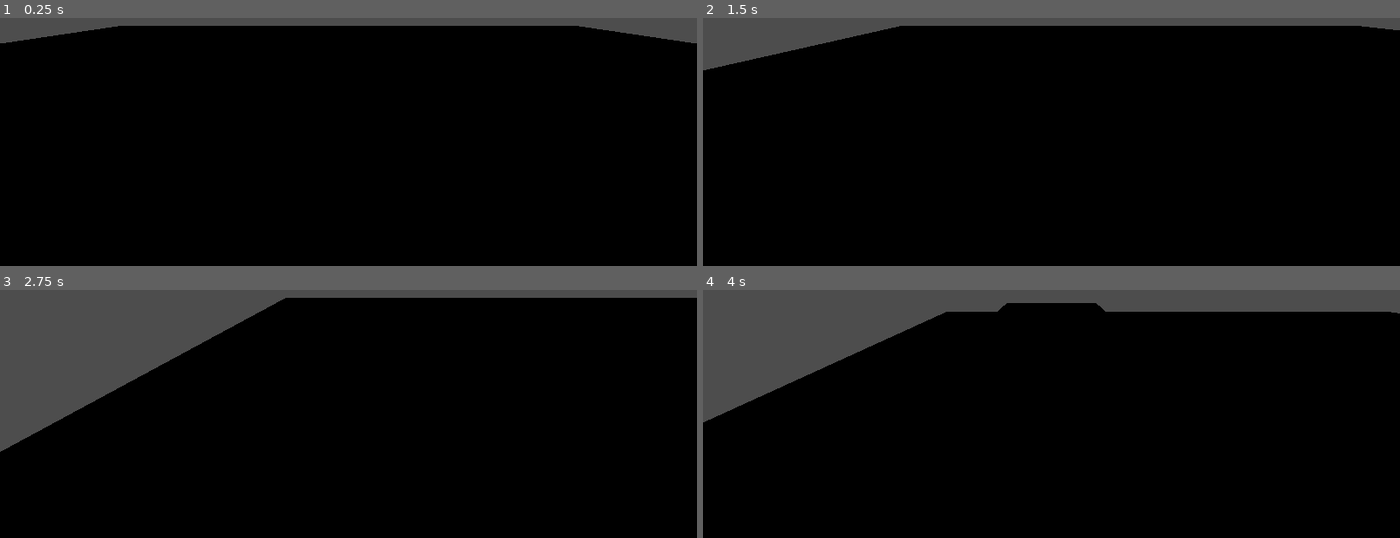
Above: before the commit, frames 1-4 (two rows, left to right).
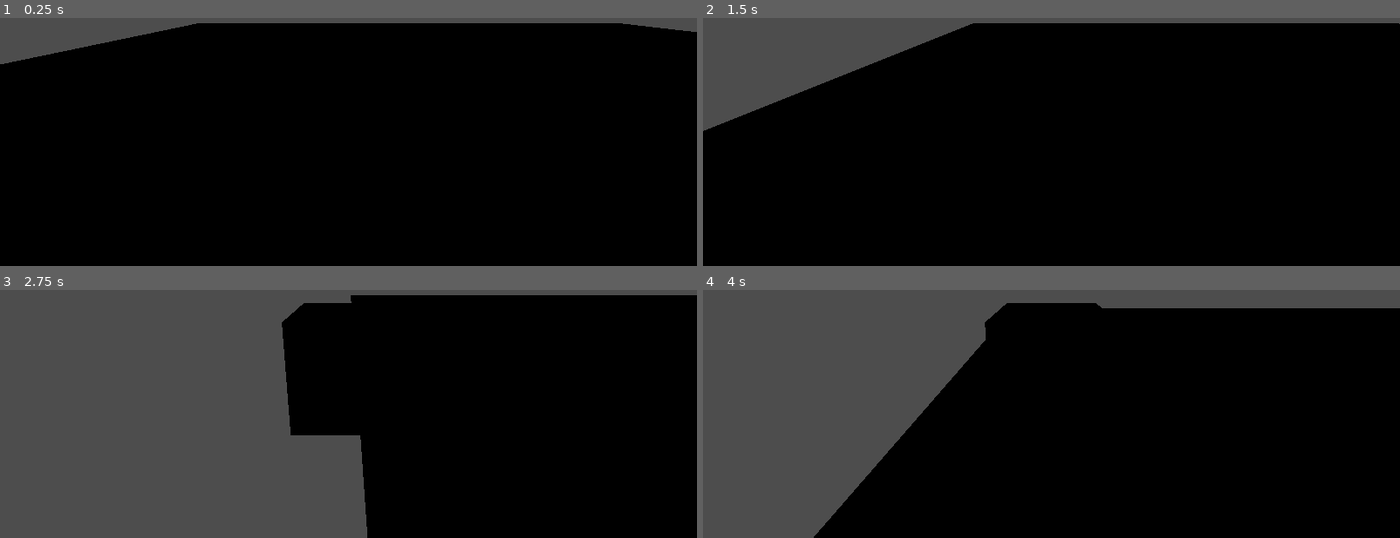
Above: after the commit, the same moments.

Repository: GyssRus/diplom
Game: Godot game, scene res://scene/level.tscn
Two runs of this game, one before a commit and one after it. Both use one fixed random seed, a clock stepped at 60 frames per second and the inputs below.
Inputs (mouse positions are in pixels of both pictures, inside the frame that each line leads up to):
- Up to frame 1 (0.25 s): no input
- Up to frame 2 (1.5 s): tap Enter (ui_accept) at 0.5, 0.77 s; move the mouse to (1204, 50) at 0.52 s; hold A (a) 0.53-1.28 s; tap D (d) at 0.8, 1.35 s; move the mouse to (912, 89) at 1.27 s
- Up to frame 3 (2.75 s): tap Enter (ui_accept) at 1.52 s; tap A (a) at 1.55 s; move the mouse to (outside the picture) at 2.02 s; hold A (a) from 2.03 s (still down); tap D (d) at 2.3 s
- Up to frame 4 (4 s): move the mouse to (1016, 421) at 2.77 s; release A (a) at 2.78 s; tap D (d) at 2.85 s; tap Enter (ui_accept) at 3.02, 3.77 s; tap A (a) at 3.05 s; move the mouse to (1260, 401) at 3.52 s; hold D (d) from 3.53 s (still down); click (1260, 401) at 3.6 s

The runs differ from the first frame. In frame 1, 2.6% of the frame differs, in the area x 0-100%, y 2-19%; in frame 2, 6.2%; in frame 3, 32%, in the area x 0-100%, y 2-100%; in frame 4, 20%.

Commit message:
Появился враг
Добавил врага, он не двигается, он не получает урон. Зато не вылетает

Diff:
--- /dev/null
+++ b/scene/enemy.tscn
@@ -0,0 +1,24 @@
+[gd_scene format=3 uid="uid://c8lk31owsy806"]
+
+[ext_resource type="Script" uid="uid://cnrsliye3ci48" path="res://script/enemy.gd" id="1_h08p8"]
+
+[sub_resource type="BoxMesh" id="BoxMesh_vufel"]
+
+[sub_resource type="BoxShape3D" id="BoxShape3D_h08p8"]
+
+[sub_resource type="BoxShape3D" id="BoxShape3D_f87vc"]
+
+[node name="Enemy" type="CharacterBody3D" unique_id=2108192953]
+script = ExtResource("1_h08p8")
+
+[node name="MeshInstance3D" type="MeshInstance3D" parent="." unique_id=1993074071]
+mesh = SubResource("BoxMesh_vufel")
+
+[node name="CollisionShape3D" type="CollisionShape3D" parent="." unique_id=1226840675]
+shape = SubResource("BoxShape3D_h08p8")
+
+[node name="AttackArea" type="Area3D" parent="." unique_id=52824548]
+transform = Transform3D(1, 0, 0, 0, 1, 0, 0, 0, 1, -1.0136788, 0, 0)
+
+[node name="AttackCollision" type="CollisionShape3D" parent="AttackArea" unique_id=689732618]
+shape = SubResource("BoxShape3D_f87vc")
--- a/scene/level.tscn
+++ b/scene/level.tscn
@@ -1,6 +1,7 @@
 [gd_scene format=3 uid="uid://bxvk5oncs2x00"]
 
 [ext_resource type="PackedScene" uid="uid://cw1658otjiwhx" path="res://scene/player.tscn" id="1_s4405"]
+[ext_resource type="PackedScene" uid="uid://c8lk31owsy806" path="res://scene/enemy.tscn" id="2_36wlx"]
 
 [sub_resource type="BoxShape3D" id="BoxShape3D_j2tch"]
 size = Vector3(20, 0.2, 20)
@@ -19,4 +20,7 @@
 mesh = SubResource("BoxMesh_s4405")
 
 [node name="player" parent="." unique_id=1312855527 instance=ExtResource("1_s4405")]
-transform = Transform3D(1, 0, 0, 0, 1, 0, 0, 0, 1, 0, 1, -1)
+transform = Transform3D(1, 0, 0, 0, 1, 0, 0, 0, 1, -2.867891, 1.052638, 0)
+
+[node name="Enemy" parent="." unique_id=2108192953 instance=ExtResource("2_36wlx")]
+transform = Transform3D(1, 0, 0, 0, 1, 0, 0, 0, 1, 0, 0.9599352, 0)
--- /dev/null
+++ b/script/enemy.gd
@@ -0,0 +1,65 @@
+extends CharacterBody3D
+
+var health = 30
+var speed = 2.0
+var gravity = 15.0
+var attack_damage = 10
+var can_attack = true
+
+@onready var attack_area = $AttackArea
+@onready var attack_collision = $AttackArea/AttackCollision
+
+var player = null
+
+func _ready():
+	attack_collision.disabled = true
+	attack_area.body_entered.connect(_on_attack_area_body_entered)
+	add_to_group("enemies")
+	print("Враг создан!")
+
+func _physics_process(delta):
+	# Ищем игрока
+	if player == null:
+		player = get_tree().get_first_node_in_group("player")
+
+	# Двигаемся к игроку
+	if player:
+		var direction = sign(player.global_position.x - global_position.x)
+		velocity.x = direction * speed
+	else:
+		velocity.x = 0
+
+	# Гравитация
+	if not is_on_floor():
+		velocity.y -= gravity * delta
+
+	move_and_slide()
+
+func _on_attack_area_body_entered(body):
+	if body.is_in_group("player") and can_attack:
+		can_attack = false
+		attack_collision.disabled = false
+
+		body.take_damage(attack_damage)
+		print("Враг атаковал!")
+
+		await get_tree().create_timer(0.2).timeout
+		attack_collision.disabled = true
+		await get_tree().create_timer(1.0).timeout
+		can_attack = true
+
+func take_damage(amount):
+	health -= amount
+	print("Враг получил урон ", amount, ", осталось ", health)
+
+	# Краснеем при ударе
+	if has_node("MeshInstance3D"):
+		var material = $MeshInstance33D.get_active_material(0)
+		if material:
+			material.albedo_color = Color(1, 0, 0)
+			await get_tree().create_timer(0.1).timeout
+			material.albedo_color = Color(1, 0.5, 0.5)
+
+	if health <= 0:
+		print("Враг умер!")
+		queue_free()
Not shown, added: script/enemy.gd.uid
